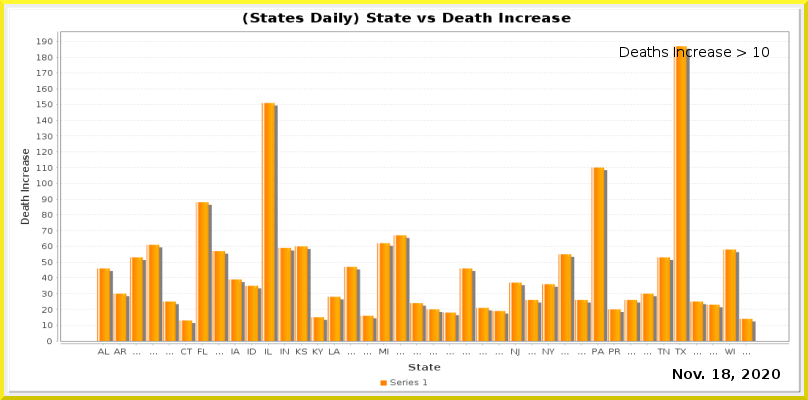
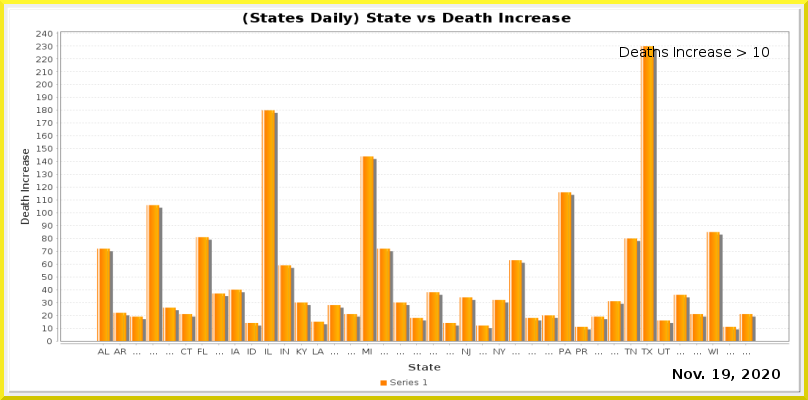
Two versions of the same layered image (808 × 400). Layer-by-layer changes:
painted on "Current Date" over <box>722,369,730,379</box>
painted on "Date_vs_TestIncrease.png" over <box>36,30,789,356</box>
